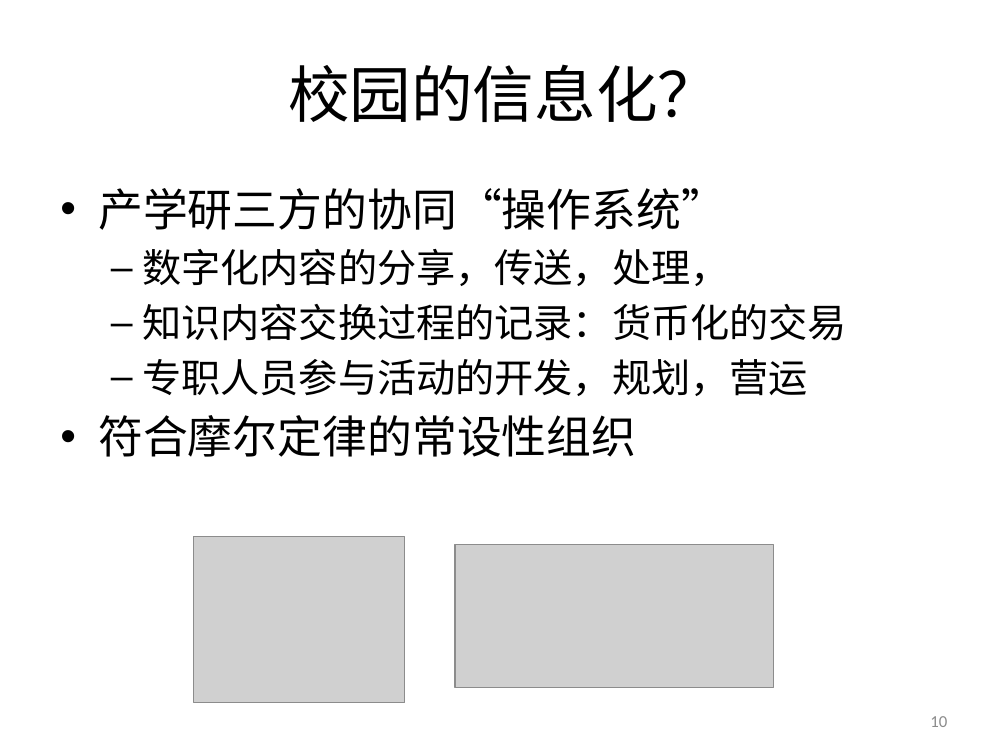
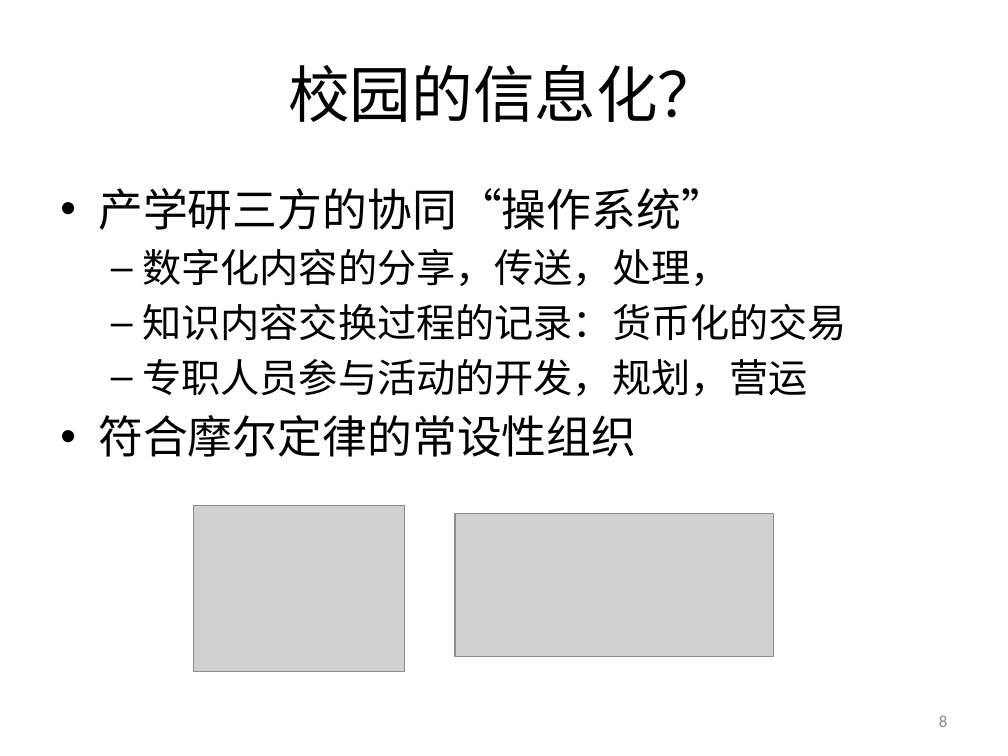
Before and after one commit to woodyme/2014JanXLP, a slide deck: slide 8 of 课程方案/XLP_WorkFLow_CHN.pptx (slide 10 before the commit). Drawn at 1008x756 pixels with LibreOffice and Linux fonts; fonts in the diff are those of the drawing; grey boxes stand for pictures; background and template pictures are left out. Boxes give left, top, right and bottom in pixels: in the first picture for what was removed or moved away, otherwise in the second. Text is boxed around its words. In the diff, an @@ line names an element or a change of style, - is before the commit and + after.

Commit message:
add photos

```diff
--- a/课程方案/XLP_WorkFLow_CHN.pptx
+++ b/课程方案/XLP_WorkFLow_CHN.pptx
@@ picture: place and size @@
-picture at box(194, 536, 404, 703)
+picture at box(194, 505, 404, 671)
@@ picture: place and size @@
-picture at box(455, 545, 773, 688)
+picture at box(455, 514, 773, 657)
@@ page number at box(939, 715, 947, 727): text changed @@
-10
+8
```
Also in this commit, not shown: 10 other slides changed, 1 slide added, 3 slides removed.
